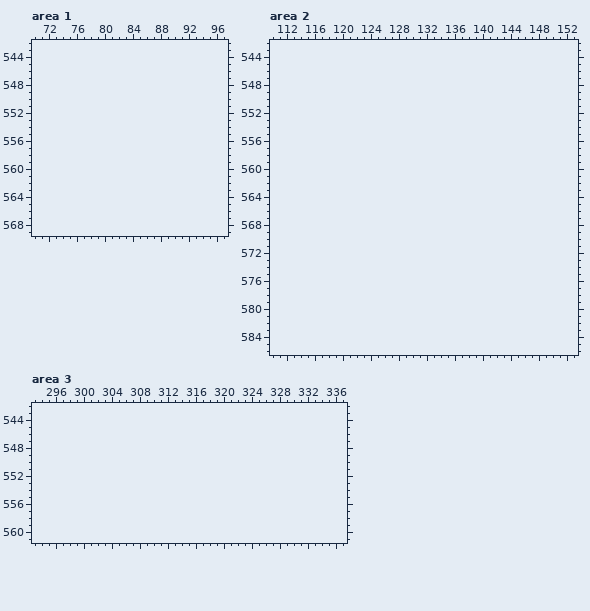
Pixel-art file, stored at concept/art/tests.aseprite. Above: the version before the commit.
512x512 pixels, 1 frame. Shown: area 1: x 70..97, y 542..569; area 2: x 110..153, y 542..586; area 3: x 293..337, y 542..561. The old version is drawn lined up with the new one, on the new canvas. The commit also changed other parts of the picture, which this record leaves out.
New version:
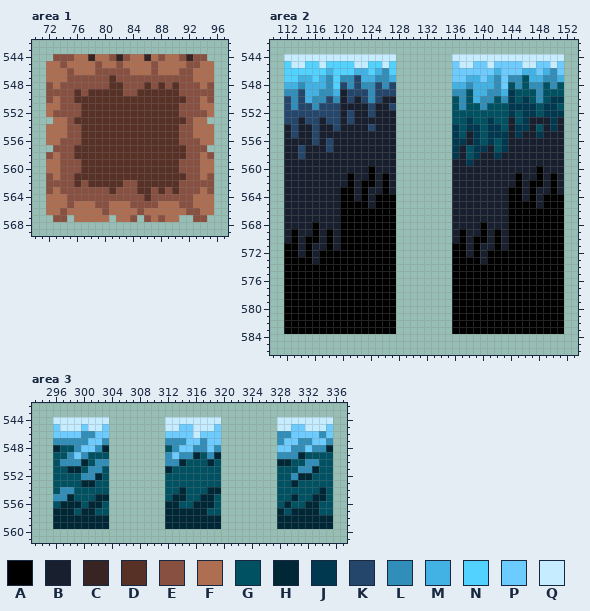
Palette (. is transparent): A #000000  B #181f2f  C #372423  D #583126  E #885041  F #ad6e51  G #005162  H #002735  J #003850  K #25466b  L #318eb8  M #41b2e3  N #52d2ff  P #6dccff  Q #c6ecff
Edits made:
canvas 512x512 -> 512x1024
Area 1:
y 544: x 73..94 ...................... -> EEEFFCFFECEFFCFEFFECEE
y 545: x 72..95 ........................ -> FFEFFFFEFFEFFFFEFFFFEEFF
y 546: x 72..95 ........................ -> FFFEFFFEEEEEFFFEFFFEEFFF
y 547: x 72..95 ........................ -> FFFEEEEEEDEEEEEEEEEEEFFF
y 548: x 72..95 ........................ -> EFEEEEEEEDDEEEDEDEDEEEFE
y 549: x 72..95 ........................ -> EEEEDEDDDDDEEDDDDDDEEEEE
y 550: x 72..95 ........................ -> EFEEDDDDDDDDDDDDDDDDEEFE
y 551: x 72..95 ........................ -> FFEEEDDDDDDDDDDDDDDEEEFF
y 552: x 72..95 ........................ -> FEEEEDDDDDDDDDDDDDDEEEEF
y 553: x 73..94 ...................... -> FFEDDDDDDDDDDDDDDDDEFF
y 554..555: x 72..95 ........................ -> FFFEEDDDDDDDDDDDDDDEEFFF
y 556: x 72..95 ........................ -> FFEEEDDDDDDDDDDDDDDEEEFF
y 557: x 73..94 ...................... -> EEEDDDDDDDDDDDDDDDDEEE
y 558: x 72..95 ........................ -> EFEEDDDDDDDDDDDDDDDDEEFE
y 559..560: x 72..95 ........................ -> FFEEEDDDDDDDDDDDDDDEEEFF
y 561: x 72..95 ........................ -> EFEEDDDDDDDDDDDDDDDDEEFE
y 562: x 72..95 ........................ -> EEEEDEDDDDDEEDDDDDDEEEEE
y 563: x 72..95 ........................ -> EFEEEEEEEDEEEDDEDEDEEEFE
y 564: x 72..95 ........................ -> FFFEEEEEEEEEEEDEEEEEEFFF
y 565: x 72..95 ........................ -> FFFEFFFEEFFFEEEEFFFEEFFF
y 566: x 72..95 ........................ -> FFEFFFFFEFFFFEFFFFFFEEFF
y 567: x 73..74 .. -> EE; x 76..80 ..... -> FFFFF; x 82..84 ... -> FFE; x 86..90 ..... -> EFEFF; x 93..94 .. -> EE
Area 2:
y 544: x 112..127 ................ -> QQQQQQQQQQQQQQQQ; x 136..151 ................ -> QQQQQQQQQQQQQQQQ
y 545: x 112..127 ................ -> NQQNNQNNNNQQNNQN; x 136..151 ................ -> PQQPPQPPPPQQPPQP
y 546: x 112..127 ................ -> NNNNNNMNNNMMNMLN; x 136..151 ................ -> PPPPPPMPPPMMPMLP
y 547: x 112..127 ................ -> NNMMNMLNLLKMMLLM; x 136..151 ................ -> PPMMPMLPLLGMMLLM
y 548: x 112..127 ................ -> MMLMMMLNKLKLLKLK; x 136..151 ................ -> MMLMMMLPGLGLLGLG
y 549: x 112..127 ................ -> LLKMMLLMBKKKLKKK; x 136..151 ................ -> LLGMMLLMJGGGLGGG
y 550: x 112..127 ................ -> KLKMLLKLBKBKLKBB; x 136..151 ................ -> GLGMLLGLJGJGLGJJ
y 551: x 112..127 ................ -> KLKKLKKKBBBBKBBK; x 136..151 ................ -> GLGGLGGGJJJJGJJG
y 552: x 112..127 ................ -> KKKKKKKKBKBBKBBB; x 136..151 ................ -> GGGGGGGGJGJJGJJJ
y 553: x 112..127 ................ -> KKBKKBKKBKBBBBBB; x 136..151 ................ -> GGJGGJGGBGJBBBJB
y 554: x 112..127 ................ -> BKBBKBBKBBBBKBBB; x 136..151 ................ -> JGJJGJJGBJJBGBJB
y 555: x 112..127 ................ -> BKBBKBBBBBBBBBBB; x 136..151 ................ -> JGBJGJJJBJBBJBBB
y 556: x 112..127 ................ -> BBBBKBKBBBBBBBBB; x 136..151 ................ -> JJBJGJGJBBBBBBBB
y 557: x 112..127 ................ -> BBKBBBKBBBBBBBBB; x 136..151 ................ -> JBGJJBGJBBBBBBBB
y 558: x 112..127 ................ -> BBKBBBBBBBBBBBBB; x 136..151 ................ -> JBGJBBJBBBBBBBBB
y 559: x 112..127 ................ -> BBBBBBBBBBBBBBBB; x 136..151 ................ -> BBJBBBBBBBBBBBBB
y 560: x 112..127 ................ -> BBBBBBBBBBBBABBB; x 136..151 ................ -> BBBBBBBBBBBBABBB
y 561: x 112..127 ................ -> BBBBBBBBBABBABAB; x 136..151 ................ -> BBBBBBBBBABBABAB
y 562: x 112..127 ................ -> BBBBBBBBBABAABAB; x 136..151 ................ -> BBBBBBBBBABAABAB
y 563: x 112..127 ................ -> BBBBBBBBAABABBAB; x 136..151 ................ -> BBBBBBBBAABABBAB
y 564: x 112..127 ................ -> BBBBBBBBAABABAAA; x 136..151 ................ -> BBBBBBBBAABABAAA
y 565: x 112..127 ................ -> BBBBBBBBAAAABAAA; x 136..151 ................ -> BBBBBBBBAAAABAAA
y 566..567: x 112..127 ................ -> BBBBBBBBAAAAAAAA; x 136..151 ................ -> BBBBBBBBAAAAAAAA
y 568: x 112..127 ................ -> BBBBABBBAAAAAAAA; x 136..151 ................ -> BBBBABBBAAAAAAAA
y 569: x 112..127 ................ -> BABBABABAAAAAAAA; x 136..151 ................ -> BABBABABAAAAAAAA
y 570: x 112..127 ................ -> BABAABABAAAAAAAA; x 136..151 ................ -> BABAABABAAAAAAAA
y 571: x 112..127 ................ -> AABABBABAAAAAAAA; x 136..151 ................ -> AABABBABAAAAAAAA
y 572: x 112..127 ................ -> AABABAAAAAAAAAAA; x 136..151 ................ -> AABABAAAAAAAAAAA
y 573: x 112..127 ................ -> AAAABAAAAAAAAAAA; x 136..151 ................ -> AAAABAAAAAAAAAAA
y 574..583: x 112..127 ................ -> AAAAAAAAAAAAAAAA; x 136..151 ................ -> AAAAAAAAAAAAAAAA
Area 3:
y 544: x 296..303 ........ -> QQQQQQQQ; x 312..319 ........ -> QQQQQQQQ; x 328..335 ........ -> QQQQQQQQ
y 545: x 296..303 ........ -> PQQQPQQP; x 312..319 ........ -> QQPPQQQP; x 328..335 ........ -> QQPPQQQP
y 546: x 296..303 ........ -> PPPPLLPP; x 312..319 ........ -> PPPPQPPP; x 328..335 ........ -> LLPPPPLP
y 547: x 296..303 ........ -> LLLLLPPL; x 312..319 ........ -> LLLPPLPP; x 328..335 ........ -> LPPLLPPL
y 548: x 296..303 ........ -> HGGLPPLH; x 312..319 ........ -> GLPPLLPL; x 328..335 ........ -> PPLLPLLH
y 549: x 296..303 ........ -> GGLPLGGG; x 312..319 ........ -> LPLLHGLH; x 328..335 ........ -> LLLHGGGG
y 550: x 296..303 ........ -> GLLLHGLL; x 312..319 ........ -> LLHGGGHG; x 328..335 ........ -> HHGGLLGG
y 551: x 296..303 ........ -> GGHHGLLG; x 312..319 ........ -> HGGGGGGG; x 328..335 ........ -> GGGLLHGG
y 552: x 296..303 ........ -> GGGGLLHG; x 312..319 ........ -> GGGGGGGG; x 328..335 ........ -> GGLHHGGG
y 553: x 296..303 ........ -> GGGGHHGG; x 312..319 ........ -> GGGGGGGG; x 328..335 ........ -> GGHGGGGG
y 554: x 296..303 ........ -> GLLGGGGG; x 312..319 ........ -> GGHGGGHH; x 328..335 ........ -> GGGGGGHG
y 555: x 296..303 ........ -> LLHGGGHH; x 312..319 ........ -> GHHGGHHG; x 328..335 ........ -> GGHGGHHG
y 556: x 296..303 ........ -> GHHHGHHG; x 312..319 ........ -> HHGGHHHG; x 328..335 ........ -> GHGGHHGG
y 557: x 296..303 ........ -> HHHGHHGG; x 312..319 ........ -> HHHHHHGG; x 328..335 ........ -> HGHHHHGG
y 558..559: x 296..303 ........ -> HHHHHHHH; x 312..319 ........ -> HHHHHHHH; x 328..335 ........ -> HHHHHHHH
Boxes around the changes in both pictures, in picture pixels (x1, y1, x2, y2):
added: (46, 54, 214, 222)
added: (284, 54, 396, 334)
added: (452, 54, 564, 334)
added: (53, 417, 109, 529)
added: (165, 417, 221, 529)
added: (277, 417, 333, 529)
